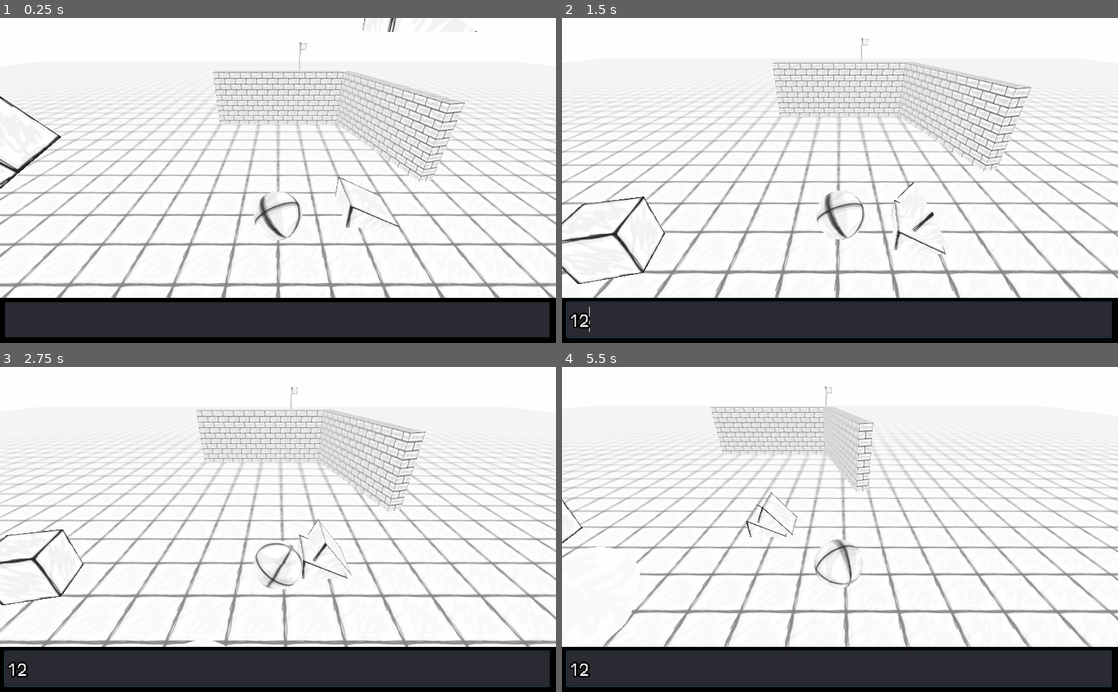
Above: before the commit, frames 1-4 (two rows, left to right).
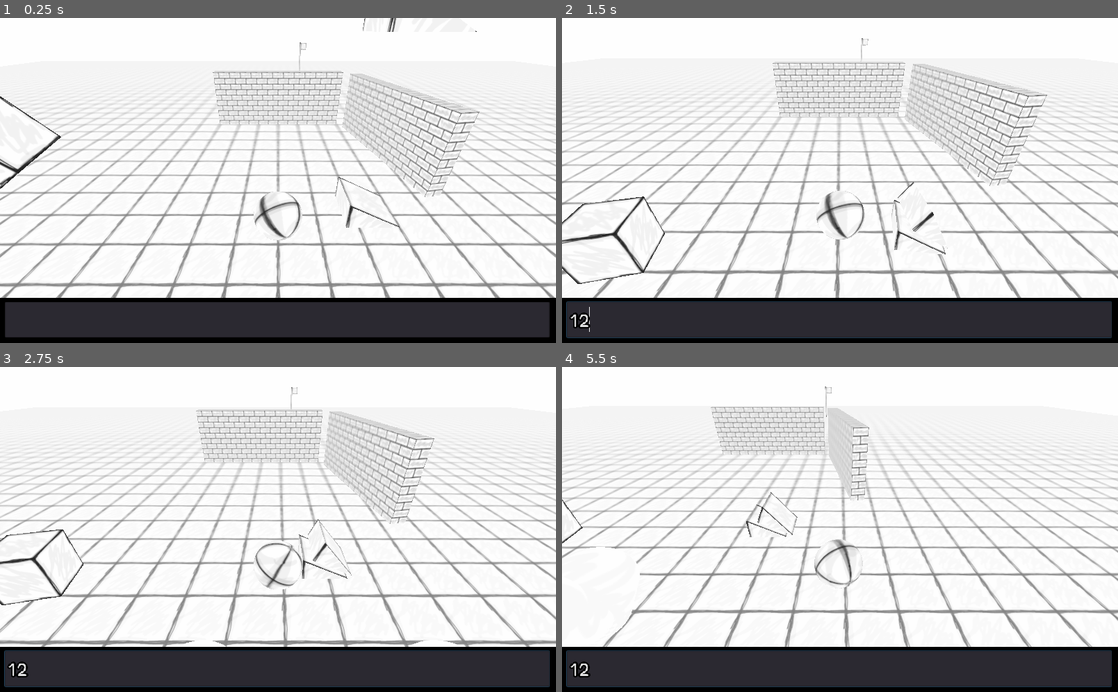
Above: after the commit, the same moments.

Repository: toimisto/rollballgenesis
Game: Godot game, scene res://scenes/Main.tscn
The game is run twice, just before and just after one commit, with the same random seed, the same clock (stepped at 60 frames per second) and the same inputs.
Inputs (mouse positions are in pixels of both pictures, inside the frame that each line leads up to):
- Up to frame 1 (0.25 s): no input
- Up to frame 2 (1.5 s): click (840, 320) at 0.52 s; type "12" at 0.6 s; hold Right (ui_right) from 1.28 s (still down)
- Up to frame 3 (2.75 s): release Right (ui_right) at 2.03 s; hold Down (ui_down) from 2.03 s (still down)
- Up to frame 4 (5.5 s): release Down (ui_down) at 2.78 s; hold Right (ui_right) 2.78-3.53 s; hold Up (ui_up) 3.53-4.28 s; hold Left (ui_left) from 4.28 s (still down)

The runs differ from the first frame. In frame 1, 2.6% of the frame differs, in the area x 60-87%, y 16-56%; in frame 2, 2.8%, in the area x 60-88%, y 13-52%; in frame 3, 2.0%; in frame 4, 0.6%.

Commit message:
made points gettings

Diff:
--- a/scenes/Heart.gd
+++ b/scenes/Heart.gd
@@ -1,4 +1,20 @@
 extends Area
 
+# Declare member variables here. Examples:
+# var a = 2
+# var b = "text"
+
+signal point_get
+
+# Called when the node enters the scene tree for the first time.
 func _ready():
-    pass
+    pass # Replace with function body.
+
+# Called every frame. 'delta' is the elapsed time since the previous frame.
+#func _process(delta):
+#    pass
+
+
+func _on_Heart_body_entered(body):
+    emit_signal("point_get")
+    queue_free()
--- a/scenes/Heart.tscn
+++ b/scenes/Heart.tscn
@@ -1,11 +1,12 @@
-[gd_scene load_steps=6 format=2]
+[gd_scene load_steps=7 format=2]
 
-[ext_resource path="res://assets/textures/heart.png" type="Texture" id=1]
+[ext_resource path="res://scenes/Heart.gd" type="Script" id=1]
+[ext_resource path="res://assets/textures/heart.png" type="Texture" id=2]
 
 [sub_resource type="CapsuleMesh" id=1]
 
 [sub_resource type="SpatialMaterial" id=2]
-albedo_texture = ExtResource( 1 )
+albedo_texture = ExtResource( 2 )
 
 [sub_resource type="Animation" id=3]
 resource_name = "rotate"
@@ -40,6 +41,7 @@
 
 [node name="Heart" type="Area"]
 transform = Transform( -0.974898, 0, 0.222654, 0, 1, 0, -0.222654, 0, -0.974898, 0, 0, 0.0251186 )
+script = ExtResource( 1 )
 
 [node name="MeshInstance" type="MeshInstance" parent="."]
 transform = Transform( 1, -2.98023e-08, 0, 0, 0.642788, 0.766044, -4.47035e-08, -0.766044, 0.642788, 2.18861e-08, 0, 0.305262 )
@@ -57,3 +59,4 @@
 [node name="CollisionShape" type="CollisionShape" parent="."]
 transform = Transform( 1.7, 0, 0, 0, 1.7, 0, 0, 0, 1.7, 0, 0, 0 )
 shape = SubResource( 4 )
+[connection signal="body_entered" from="." to="." method="_on_Heart_body_entered"]
--- a/scenes/Hearts.gd
+++ /dev/null
@@ -1,8 +0,0 @@
-extends Spatial
-
-func _ready():
-    pass
-
-
-func _on_Heart_body_entered(body):
-    pass # Replace with function body.
--- a/scenes/Level.tscn
+++ b/scenes/Level.tscn
@@ -11,7 +11,6 @@
 [ext_resource path="res://scenes/Goal.tscn" type="PackedScene" id=9]
 [ext_resource path="res://assets/textures/wall.png" type="Texture" id=10]
 [ext_resource path="res://scenes/Heart.tscn" type="PackedScene" id=11]
-[ext_resource path="res://scenes/Heart.gd" type="Script" id=12]
 
 [sub_resource type="Environment" id=1]
 background_mode = 1
@@ -164,20 +163,24 @@
 shape = SubResource( 13 )
 
 [node name="wall2" type="StaticBody" parent="Walls"]
-transform = Transform( 0.966075, 0, 0.258261, 0, 1, 0, -0.258261, 0, 0.966075, 8.151, 2.5, -11.233 )
+transform = Transform( 0.984808, 0, 0.173648, 0, 1, 0, -0.173648, 0, 0.984808, 8, 2.5, -9.567 )
 
 [node name="MeshInstance" type="MeshInstance" parent="Walls/wall2"]
-transform = Transform( 1, 0, 0, 0, 1, 0, 0, 0, 1, -0.170731, 1.19209e-07, 0.0663041 )
+transform = Transform( 1, 0, 0, 0, 1, 0, 0, 0, 1, 0.0316086, 1.19209e-07, 0.0032297 )
 mesh = SubResource( 12 )
 material/0 = null
 
 [node name="CollisionShape" type="CollisionShape" parent="Walls/wall2"]
-shape = SubResource( 10 )
+shape = SubResource( 13 )
 
 [node name="Hearts" type="Spatial" parent="."]
 
 [node name="Heart" parent="Hearts" instance=ExtResource( 11 )]
 transform = Transform( -0.974898, 0, 0.222654, 0, 1, 0, -0.222654, 0, -0.974898, 0, 1.79709, 6.99085 )
-script = ExtResource( 12 )
+
+[node name="Heart2" parent="Hearts" instance=ExtResource( 11 )]
+transform = Transform( -0.974898, 0, 0.222654, 0, 1, 0, -0.222654, 0, -0.974898, 5, 1.79709, 6.99085 )
 [connection signal="body_entered" from="Shinji" to="." method="_on_Shinji_body_entered"]
 [connection signal="body_entered" from="Goal" to="." method="_on_Goal_body_entered"]
+[connection signal="point_get" from="Hearts/Heart" to="." method="_on_Heart_point_get"]
+[connection signal="point_get" from="Hearts/Heart2" to="." method="_on_Heart_point_get"]
--- a/scripts/Level.gd
+++ b/scripts/Level.gd
@@ -5,6 +5,8 @@
 var SAFESPACE = {}
 var grasses = []
 var COLOR = false
+
+var POINTS = 0
 
 
 # Called when the node enters the scene tree for the first time.
@@ -96,3 +98,8 @@
 
 func _on_Goal_body_entered(body):
     print("testi")
+
+
+func _on_Heart_point_get():
+    POINTS += 1
+    print(POINTS)
Not shown: 1 places in scenes/Level.tscn that only renumber resources
